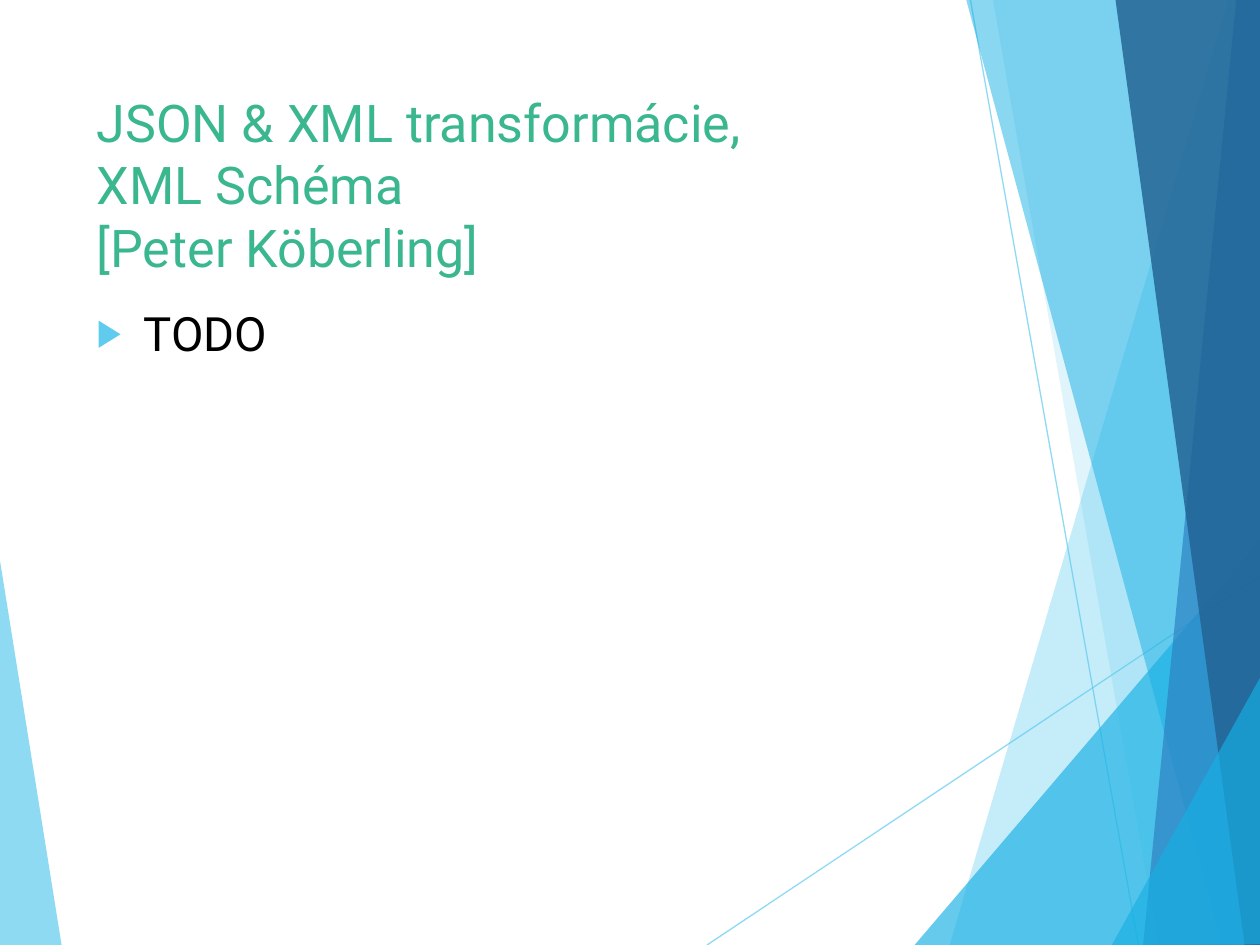
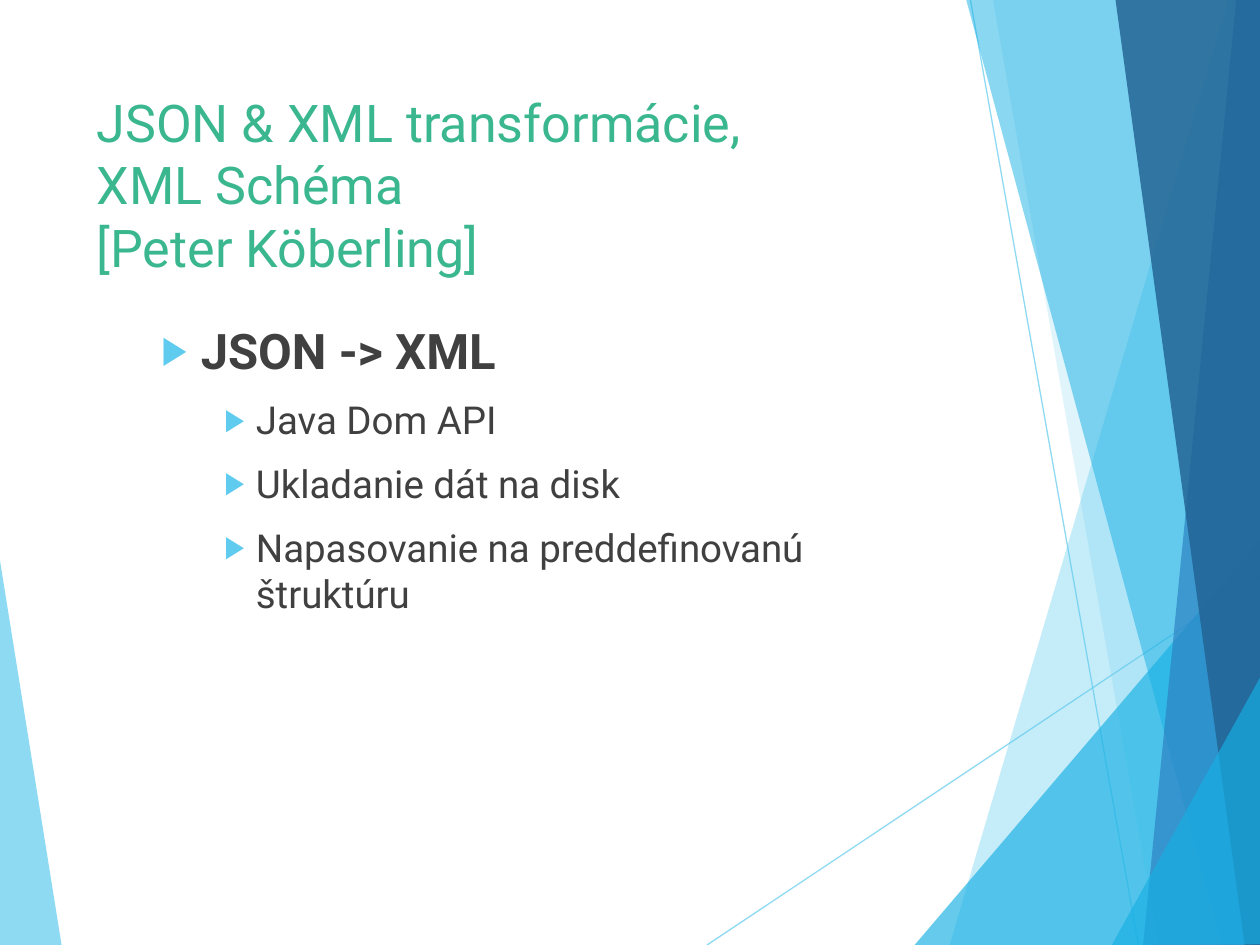
Before and after one commit to Suzii/pb138-cv_generator, a slide deck: slide 13 of defence/obhajoba.pptx. Drawn at 1260x945 pixels with LibreOffice and Linux fonts; fonts in the diff are those of the drawing. Boxes give left, top, right and bottom in pixels: in the first picture for what was removed or moved away, otherwise in the second. Text is boxed around its words. In the diff, an @@ line names an element or a change of style, - is before the commit and + after.

```diff
--- a/defence/obhajoba.pptx
+++ b/defence/obhajoba.pptx
@@ text at (201,333,803,609): text changed; size 27 to 22 pt; text colour #000000 to #404040 @@
-▶ TODO
+  ▶ JSON -> XML
+    ▶ Java Dom API
+    ▶ Ukladanie dát na disk
+    ▶ Napasovanie na preddefinovanú štruktúru
```
Also in this commit, not shown: 5 other slides changed, 3 slides added, 1 slide removed, 3 other files.
